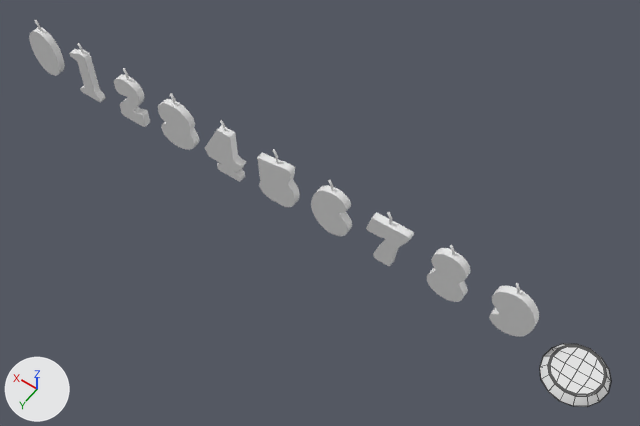
Two versions of the FBX model Assets/Prefabs/Rooms/LivingRoom/NST_Candles_low.fbx, one commit apart.
Camera for both pictures: a 50 mm lens placed at (-0.2551, 0.3366, 0.5485), pointed at (-0.014, -0.0009, 0.0181). Arrows for +X, +Y and +Z are at lower left; the lights stay in place. Mesh edges are drawn as thin lines on the coarser meshes. Where no turn or scale is listed for an object, it has been applied to the vertices.

In view in the first picture: 'NST_Candle0_low', 'NST_Candle1_low', 'NST_Candle2_low', 'NST_Candle3_low', 'NST_Candle4_low', 'NST_Candle5_low', 'NST_Candle6_low', 'NST_Candle7_low', 'NST_Candle8_low', 'NST_Candle9_low', 'SM_CandleHolder_low'.
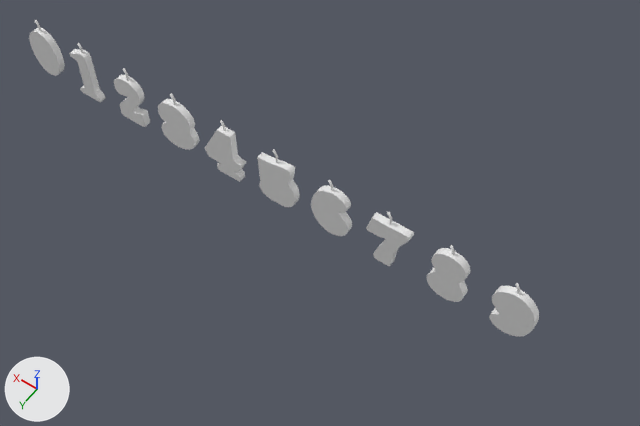
Changed parts and their boxes [x1, y1, x2, y2] in the pictures (640 x 426 px):
'SM_CandleHolder_low', deleted
    before: [540, 344, 611, 407]

Diff of the bpy script that builds the scene:
```diff
--- a/Assets/Prefabs/Rooms/LivingRoom/NST_Candles_low.fbx.py
+++ b/Assets/Prefabs/Rooms/LivingRoom/NST_Candles_low.fbx.py
@@ ob_sm_candleholder_low @@
-ob_sm_candleholder_low = bpy.data.objects.new('SM_CandleHolder_low', me_cylinder_010)
-ob_sm_candleholder_low.location = (-0.2298, 0.0, -0.0003)
```
